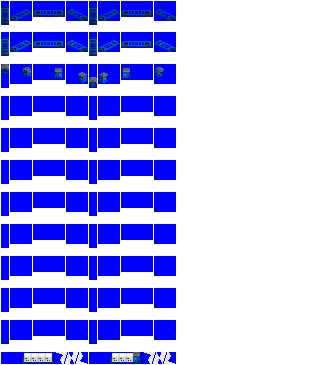
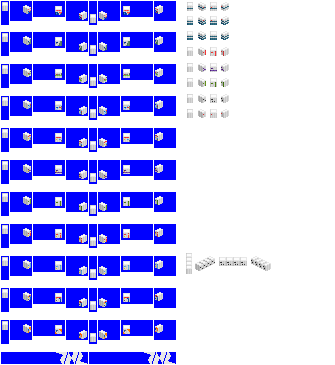
Layer changes from the first (335, 365) image to the second:
hid "kokifu 10000" over [1, 6, 176, 364]
showed "new conts reef", painted on it over [2, 2, 271, 342]
hid "basew" over [1, 6, 176, 364]
